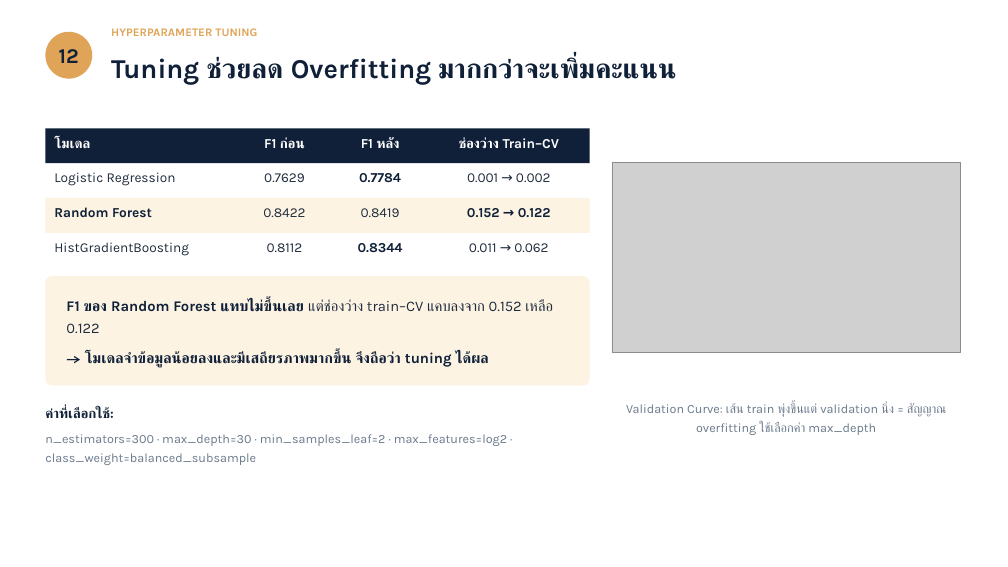
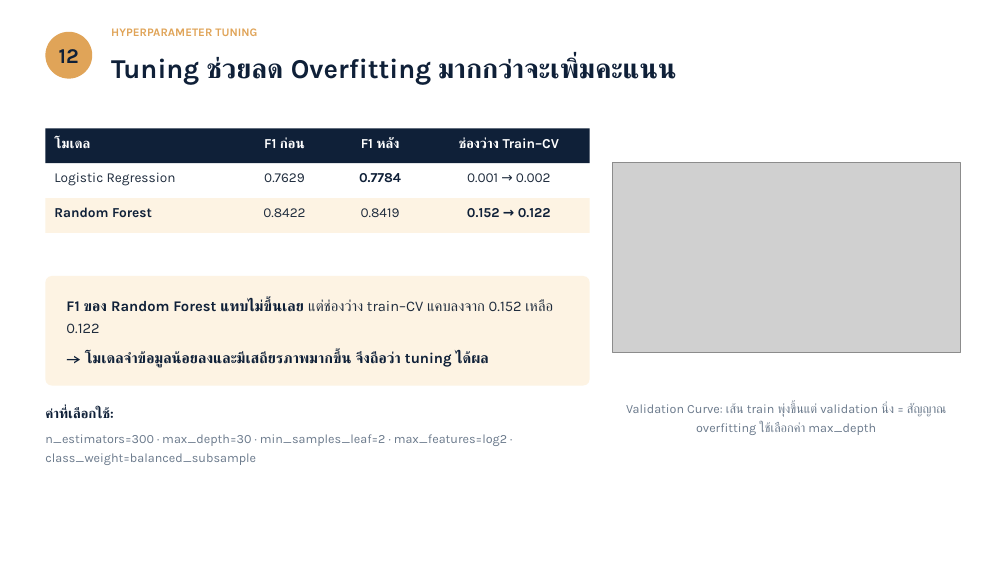
Before and after one commit to Hake2549/ML, a slide deck: slide 12 of slides/Hotel-Booking-Cancellation-Prediction.pptx. Drawn at 1008x567 pixels with LibreOffice and Linux fonts; fonts in the diff are those of the drawing; grey boxes stand for pictures. Boxes give left, top, right and bottom in pixels: in the first picture for what was removed or moved away, otherwise in the second. Text is boxed around its words. In the diff, an @@ line names an element or a change of style, - is before the commit and + after.

```diff
--- a/slides/Hotel-Booking-Cancellation-Prediction.pptx
+++ b/slides/Hotel-Booking-Cancellation-Prediction.pptx
@@ text removed at [54, 242, 189, 256] @@
-HistGradientBoosting
@@ text removed at [267, 243, 303, 252] @@
-0.8112
@@ text removed at [358, 243, 403, 253] @@
-0.8344
@@ text removed at [469, 243, 548, 252] @@
-0.011 → 0.062
```
Also in this commit, not shown: 4 other slides changed, 20 other files.
